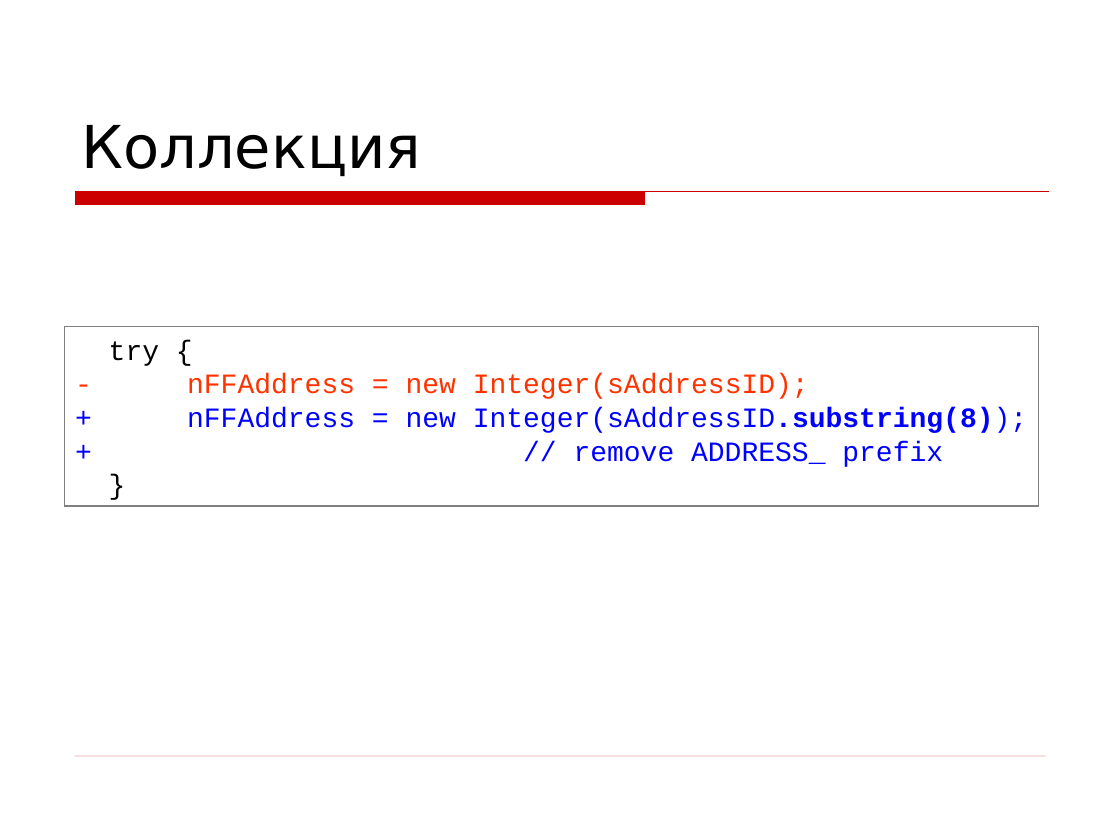
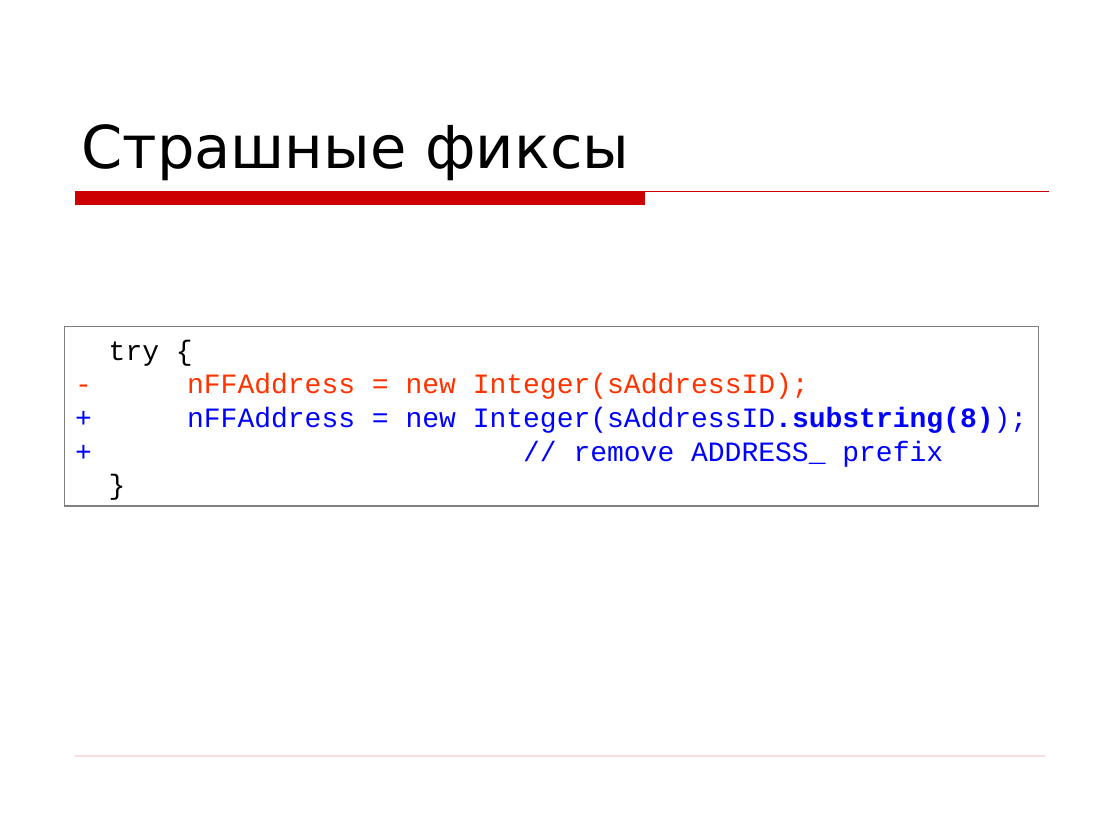
Before and after one commit to asolntsev/presentations, a slide deck: slide 26 of wtf-code/WTF_code.devclub.ru.ppt (slide 25 before the commit). Drawn at 1120x840 pixels with LibreOffice and Linux fonts; fonts in the diff are those of the drawing; background and template pictures are left out. Boxes give left, top, right and bottom in pixels: in the first picture for what was removed or moved away, otherwise in the second. Text is boxed around its words. In the diff, an @@ line names an element or a change of style, - is before the commit and + after.

```diff
--- a/wtf-code/WTF_code.devclub.ru.ppt
+++ b/wtf-code/WTF_code.devclub.ru.ppt
@@ title at box(81, 124, 629, 181): text changed @@
-Коллекция
+Страшные фиксы
```
Also in this commit, not shown: 12 other slides changed, 5 slides added, 2 slides removed.
